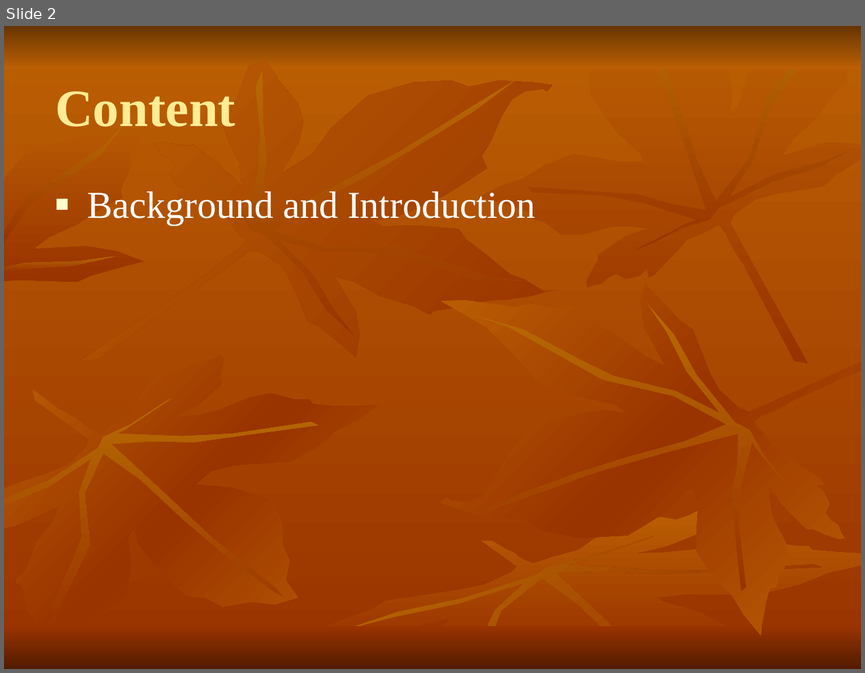
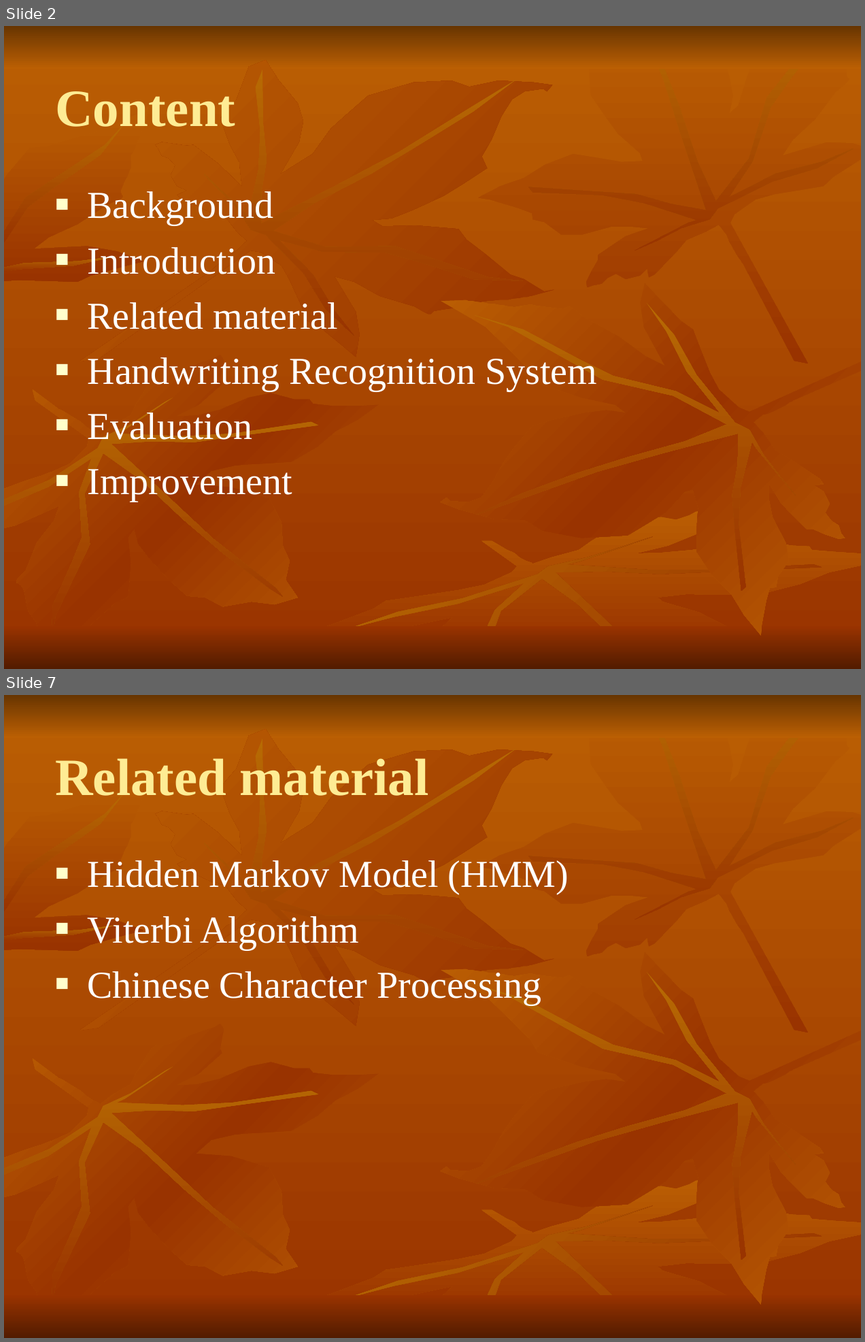
Before and after one commit to shaileshBhokare/honours, a slide deck: Dissertition/report/presentation.ppt. Shown one above the other, each under a label of ours: slide 2 before the commit, slides 2 and 7 after it; the slides between them are not shown. The pictures are 865x673 and 865x1342 pixels, drawn with LibreOffice and Linux fonts; fonts in the diff are those of the drawing. Boxes give left, top, right and bottom in pixels: in the first picture for what was removed or moved away, otherwise in the second. Text is boxed around its words. In the diff, an @@ line names an element or a change of style, - is before the commit and + after.

```diff
--- a/Dissertition/report/presentation.ppt
+++ b/Dissertition/report/presentation.ppt
@@ slide 7 added at box(4, 695, 861, 1338), background gradient #BB5F03 to #993300; not listed: 18 template elements that a slide beside it also shows @@
@@ title added at box(55, 758, 429, 796), 44 pt, text #FEEC94, bold @@
+Related material
@@ text added at box(88, 860, 568, 1004), 32 pt, text #FFFFFF @@
+■ Hidden Markov Model (HMM)
+■ Viterbi Algorithm
+■ Chinese Character Processing
@@ slide 2 changed as well @@
@@ text at box(88, 191, 597, 501): text changed @@
-■ Background and Introduction
+■ Background
+■ Introduction
+■ Related material
+■ Handwriting Recognition System
+■ Evaluation
+■ Improvement
```
Also in this commit, not shown: 1 other slide changed, 18 other slides added, 1 other file.
